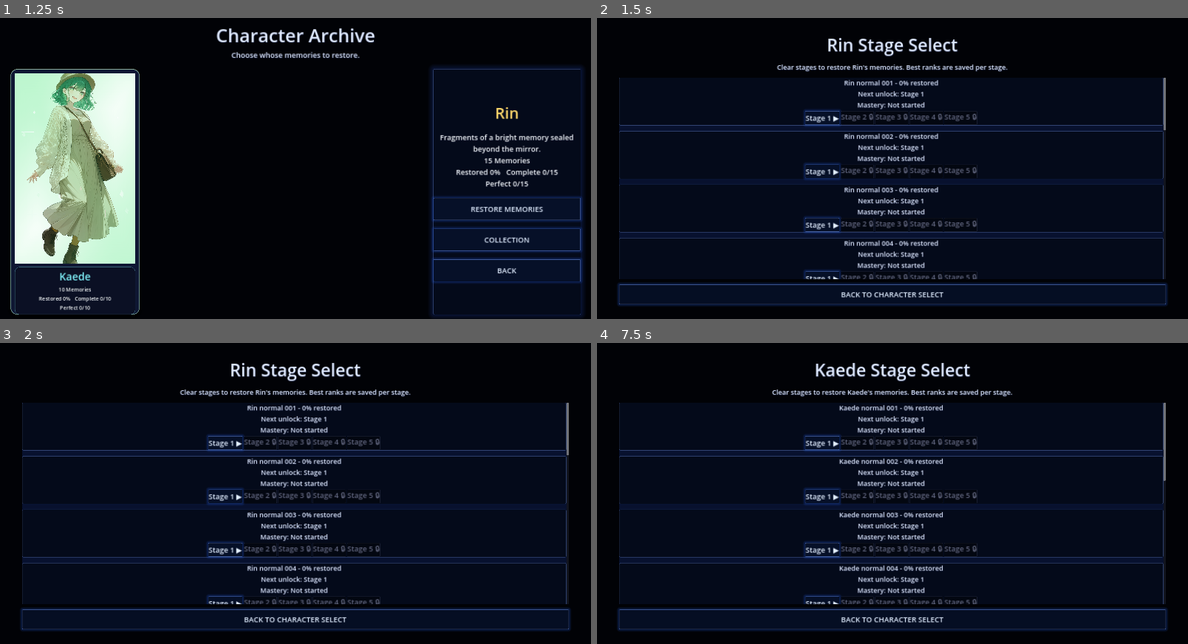
Above: before the commit, frames 1-4 (two rows, left to right).
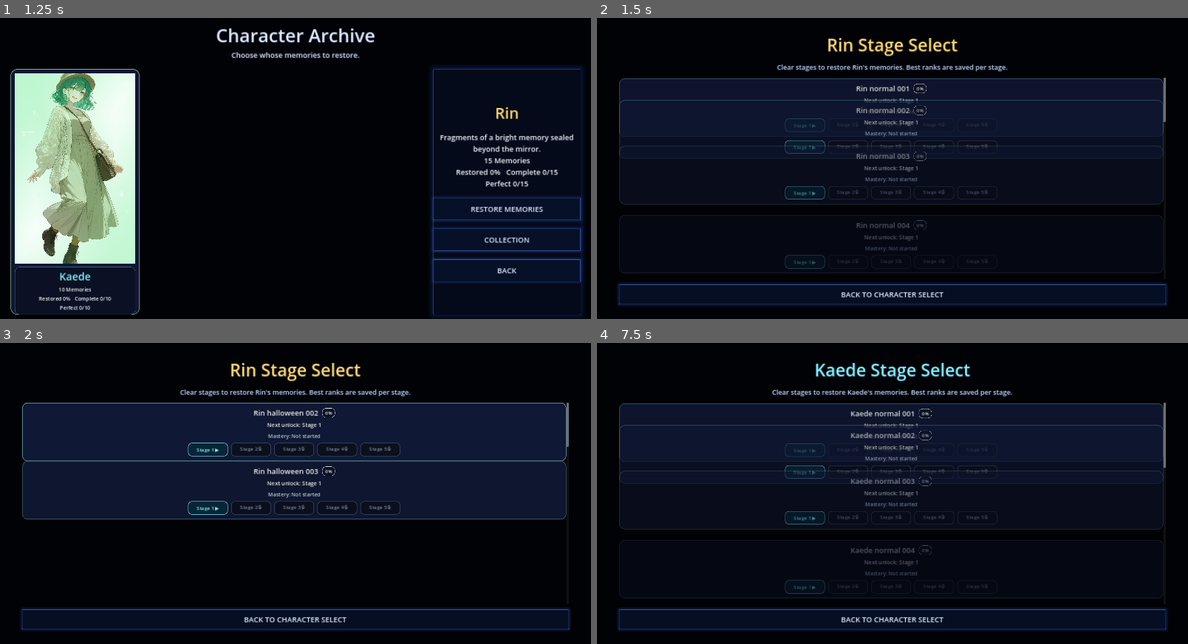
Above: after the commit, the same moments.

Repository: uzupiyo/Lost-Memoria
Game: Godot game, scene res://scenes/title/title.tscn
The game is run twice, just before and just after one commit, with the same random seed, the same clock (stepped at 60 frames per second) and the same inputs.
Inputs (mouse positions are in pixels of both pictures, inside the frame that each line leads up to):
- Up to frame 1 (1.25 s): click (189, 177) at 0.5 s
- Up to frame 2 (1.5 s): click "RESTORE MEMORIES" at 1.25 s
- Up to frame 3 (2 s): no input
- Up to frame 4 (7.5 s): click "BACK TO CHARACTER SELECT" at 2 s; click "BACK" at 2.75 s; click (786, 502) at 3.5 s; click (673, 517) at 4.25 s; click (673, 517) at 5 s; click (673, 520) at 5.75 s; click "COLLECTION" at 6.5 s; click "STAGE SELECT" at 7.25 s

Frame 1 is identical in both runs. In frame 2, 9.8% of the frame differs, in the area x 3-97%, y 6-87%; in frame 3, 22%; in frame 4, 9.9%.

Commit message:
Polish stage select still cards and buttons

Diff:
--- a/scripts/stage_select.gd
+++ b/scripts/stage_select.gd
@@ -1,13 +1,31 @@
 extends Control
+
+const UI_COLOR_BACKGROUND_PANEL: Color = Color(0.063, 0.098, 0.212, 0.88)
+const UI_COLOR_PANEL_EDGE: Color = Color(0.56, 0.92, 1.0, 0.32)
+const UI_COLOR_MEMORY_WHITE: Color = Color(0.96, 0.98, 1.0, 1.0)
+const UI_COLOR_MIST_BLUE: Color = Color(0.75, 0.84, 0.95, 1.0)
+const UI_COLOR_RESTORATION_GOLD: Color = Color(1.0, 0.85, 0.42, 1.0)
+const UI_COLOR_MIRROR_CYAN: Color = Color(0.51, 0.96, 1.0, 1.0)
+const UI_COLOR_DREAM_VIOLET: Color = Color(0.72, 0.61, 1.0, 1.0)
+const UI_COLOR_LOCKED: Color = Color(0.48, 0.52, 0.62, 1.0)
 
 @onready var still_list: VBoxContainer = %StillList
 @onready var title_label: Label = %TitleLabel
 @onready var hint_label: Label = %HintLabel
 
+var panel_intro_tween: Tween = null
+
 func _ready() -> void:
 	title_label.text = "%s Stage Select" % GameState.selected_character_id
+	title_label.add_theme_color_override("font_color", _character_accent_color(GameState.selected_character_id))
+	title_label.add_theme_color_override("font_outline_color", Color(0.02, 0.03, 0.08, 1.0))
+	title_label.add_theme_constant_override("outline_size", 5)
 	hint_label.text = "Clear stages to restore %s's memories. Best ranks are saved per stage." % GameState.selected_character_id
+	hint_label.add_theme_color_override("font_color", UI_COLOR_MIST_BLUE)
+	hint_label.add_theme_color_override("font_outline_color", Color(0.02, 0.03, 0.08, 1.0))
+	hint_label.add_theme_constant_override("outline_size", 3)
 	_build_stage_list()
+	_play_panel_intro()
 
 func _build_stage_list() -> void:
 	var child_index: int = still_list.get_child_count() - 1
@@ -23,44 +41,212 @@
 		var data: Dictionary = GameState.get_still_data(still_id)
 		var title: String = str(data.get("title", still_id))
 		var percent: int = GameState.get_unlock_percent(still_id)
+		var total_stages: int = int(data.get("total_stages", GameState.STILL_STAGE_COUNT))
+		var unlocked_stages: int = int(data.get("unlocked_stages", 0))
+		var is_perfect: bool = _is_perfect_memory(still_id, total_stages)
+		var is_complete: bool = unlocked_stages >= total_stages
 
 		var panel: PanelContainer = PanelContainer.new()
-		panel.custom_minimum_size = Vector2(0, 156)
+		panel.custom_minimum_size = Vector2(0, 174)
+		panel.add_theme_stylebox_override("panel", _make_still_card_style(is_complete, is_perfect))
+		panel.modulate = Color(1, 1, 1, 0)
 		still_list.add_child(panel)
 
+		var margin: MarginContainer = MarginContainer.new()
+		margin.add_theme_constant_override("margin_left", 18)
+		margin.add_theme_constant_override("margin_top", 14)
+		margin.add_theme_constant_override("margin_right", 18)
+		margin.add_theme_constant_override("margin_bottom", 14)
+		panel.add_child(margin)
+
 		var row: VBoxContainer = VBoxContainer.new()
-		panel.add_child(row)
+		row.add_theme_constant_override("separation", 8)
+		margin.add_child(row)
+
+		var header_row: HBoxContainer = HBoxContainer.new()
+		header_row.alignment = BoxContainer.ALIGNMENT_CENTER
+		header_row.add_theme_constant_override("separation", 12)
+		row.add_child(header_row)
 
 		var label: Label = Label.new()
-		label.text = "%s - %d%% restored" % [title, percent]
+		label.text = "%s" % title
 		label.horizontal_alignment = HORIZONTAL_ALIGNMENT_CENTER
-		row.add_child(label)
+		label.add_theme_font_size_override("font_size", 24)
+		label.add_theme_color_override("font_color", _status_title_color(is_complete, is_perfect))
+		label.add_theme_color_override("font_outline_color", Color(0.02, 0.03, 0.08, 1.0))
+		label.add_theme_constant_override("outline_size", 4)
+		header_row.add_child(label)
+
+		var percent_badge: Label = _make_badge("%d%%" % percent, _status_title_color(is_complete, is_perfect), Color(0.04, 0.06, 0.13, 0.82))
+		header_row.add_child(percent_badge)
 
 		var unlock_label: Label = Label.new()
 		unlock_label.horizontal_alignment = HORIZONTAL_ALIGNMENT_CENTER
+		unlock_label.text = _unlock_status_text(unlocked_stages, total_stages)
+		unlock_label.add_theme_font_size_override("font_size", 18)
+		unlock_label.add_theme_color_override("font_color", _status_title_color(is_complete, is_perfect))
+		unlock_label.add_theme_color_override("font_outline_color", Color(0.02, 0.03, 0.08, 1.0))
+		unlock_label.add_theme_constant_override("outline_size", 3)
 		row.add_child(unlock_label)
 
 		var mastery_label: Label = Label.new()
 		mastery_label.horizontal_alignment = HORIZONTAL_ALIGNMENT_CENTER
+		mastery_label.text = _mastery_status_text(still_id, unlocked_stages, total_stages)
+		mastery_label.add_theme_font_size_override("font_size", 17)
+		mastery_label.add_theme_color_override("font_color", UI_COLOR_MIST_BLUE)
+		mastery_label.add_theme_color_override("font_outline_color", Color(0.02, 0.03, 0.08, 1.0))
+		mastery_label.add_theme_constant_override("outline_size", 3)
 		row.add_child(mastery_label)
 
 		var button_row: HBoxContainer = HBoxContainer.new()
 		button_row.alignment = BoxContainer.ALIGNMENT_CENTER
+		button_row.add_theme_constant_override("separation", 10)
 		row.add_child(button_row)
 
-		var total_stages: int = int(data.get("total_stages", GameState.STILL_STAGE_COUNT))
-		var unlocked_stages: int = int(data.get("unlocked_stages", 0))
-		unlock_label.text = _unlock_status_text(unlocked_stages, total_stages)
-		mastery_label.text = _mastery_status_text(still_id, unlocked_stages, total_stages)
 		var stage_index: int = 0
 		while stage_index < total_stages:
 			var button: Button = Button.new()
+			button.custom_minimum_size = Vector2(130, 42)
 			button.text = _stage_button_text(still_id, stage_index, unlocked_stages)
 			button.disabled = stage_index > unlocked_stages
+			button.add_theme_stylebox_override("normal", _make_stage_button_style(still_id, stage_index, unlocked_stages, false))
+			button.add_theme_stylebox_override("hover", _make_stage_button_style(still_id, stage_index, unlocked_stages, true))
+			button.add_theme_stylebox_override("pressed", _make_stage_button_style(still_id, stage_index, unlocked_stages, true))
+			button.add_theme_stylebox_override("disabled", _make_stage_button_style(still_id, stage_index, unlocked_stages, false))
+			button.add_theme_color_override("font_color", _stage_button_text_color(still_id, stage_index, unlocked_stages))
+			button.add_theme_color_override("font_disabled_color", UI_COLOR_LOCKED)
+			button.add_theme_font_size_override("font_size", 16)
 			button.pressed.connect(_start_stage.bind(still_id, stage_index))
 			button_row.add_child(button)
 			stage_index += 1
 		still_index += 1
+
+func _make_still_card_style(is_complete: bool, is_perfect: bool) -> StyleBoxFlat:
+	var style: StyleBoxFlat = StyleBoxFlat.new()
+	style.bg_color = UI_COLOR_BACKGROUND_PANEL
+	if is_perfect:
+		style.border_color = Color(UI_COLOR_RESTORATION_GOLD.r, UI_COLOR_RESTORATION_GOLD.g, UI_COLOR_RESTORATION_GOLD.b, 0.78)
+	elif is_complete:
+		style.border_color = Color(UI_COLOR_MIRROR_CYAN.r, UI_COLOR_MIRROR_CYAN.g, UI_COLOR_MIRROR_CYAN.b, 0.52)
+	else:
+		style.border_color = UI_COLOR_PANEL_EDGE
+	style.set_border_width_all(3 if is_perfect else 2)
+	style.set_corner_radius_all(18)
+	style.shadow_color = Color(0, 0, 0, 0.34)
+	style.shadow_size = 12 if is_perfect else 8
+	style.shadow_offset = Vector2(0, 4)
+	return style
+
+func _make_stage_button_style(still_id: String, stage_index: int, unlocked_stages: int, is_hover: bool) -> StyleBoxFlat:
+	var style: StyleBoxFlat = StyleBoxFlat.new()
+	var rank: String = GameState.get_stage_rank(still_id, stage_index)
+	var edge: Color = _stage_button_text_color(still_id, stage_index, unlocked_stages)
+	if stage_index > unlocked_stages:
+		style.bg_color = Color(0.04, 0.05, 0.08, 0.70)
+		style.border_color = Color(UI_COLOR_LOCKED.r, UI_COLOR_LOCKED.g, UI_COLOR_LOCKED.b, 0.35)
+	elif stage_index == unlocked_stages:
+		style.bg_color = Color(0.02, 0.16, 0.22, 0.78)
+		style.border_color = Color(UI_COLOR_MIRROR_CYAN.r, UI_COLOR_MIRROR_CYAN.g, UI_COLOR_MIRROR_CYAN.b, 0.72)
+	else:
+		style.bg_color = Color(0.05, 0.07, 0.13, 0.80)
+		style.border_color = Color(edge.r, edge.g, edge.b, 0.68)
+	if is_hover:
+		style.bg_color = Color(style.bg_color.r + 0.04, style.bg_color.g + 0.04, style.bg_color.b + 0.04, style.bg_color.a)
+	style.set_border_width_all(2)
+	style.set_corner_radius_all(12)
+	style.content_margin_left = 10
+	style.content_margin_right = 10
+	style.content_margin_top = 7
+	style.content_margin_bottom = 7
+	return style
+
+func _make_badge(text_value: String, edge_color: Color, fill_color: Color) -> Label:
+	var badge: Label = Label.new()
+	badge.text = text_value
+	badge.horizontal_alignment = HORIZONTAL_ALIGNMENT_CENTER
+	badge.vertical_alignment = VERTICAL_ALIGNMENT_CENTER
+	badge.add_theme_font_size_override("font_size", 15)
+	badge.add_theme_color_override("font_color", edge_color)
+	badge.add_theme_color_override("font_outline_color", Color(0.02, 0.03, 0.08, 1.0))
+	badge.add_theme_constant_override("outline_size", 3)
+	var style: StyleBoxFlat = StyleBoxFlat.new()
+	style.bg_color = fill_color
+	style.border_color = edge_color
+	style.set_border_width_all(1)
+	style.set_corner_radius_all(12)
+	style.content_margin_left = 10
+	style.content_margin_right = 10
+	style.content_margin_top = 4
+	style.content_margin_bottom = 4
+	badge.add_theme_stylebox_override("normal", style)
+	return badge
+
+func _status_title_color(is_complete: bool, is_perfect: bool) -> Color:
+	if is_perfect:
+		return UI_COLOR_RESTORATION_GOLD
+	if is_complete:
+		return UI_COLOR_MIRROR_CYAN
+	return UI_COLOR_MEMORY_WHITE
+
+func _stage_button_text_color(still_id: String, stage_index: int, unlocked_stages: int) -> Color:
+	if stage_index > unlocked_stages:
+		return UI_COLOR_LOCKED
+	if stage_index == unlocked_stages:
+		return UI_COLOR_MIRROR_CYAN
+	var rank: String = GameState.get_stage_rank(still_id, stage_index)
+	match rank:
+		"S":
+			return UI_COLOR_RESTORATION_GOLD
+		"A":
+			return UI_COLOR_MIRROR_CYAN
+		"B":
+			return UI_COLOR_DREAM_VIOLET
+		"C":
+			return UI_COLOR_LOCKED
+		_:
+			return UI_COLOR_MEMORY_WHITE
+
+func _character_accent_color(character_id: String) -> Color:
+	match character_id:
+		"Rin":
+			return UI_COLOR_RESTORATION_GOLD
+		"Moka":
+			return Color(1.0, 0.62, 0.86, 1.0)
+		"Kaede":
+			return UI_COLOR_MIRROR_CYAN
+		_:
+			return UI_COLOR_DREAM_VIOLET
+
+func _is_perfect_memory(still_id: String, total_stages: int) -> bool:
+	if total_stages <= 0:
+		return false
+	var stage_index: int = 0
+	while stage_index < total_stages:
+		if GameState.get_stage_rank(still_id, stage_index) != "S":
+			return false
+		stage_index += 1
+	return true
+
+func _play_panel_intro() -> void:
+	if panel_intro_tween != null:
+		panel_intro_tween.kill()
+	panel_intro_tween = create_tween()
+	var index: int = 0
+	for child in still_list.get_children():
+		if child is Control:
+			var panel: Control = child as Control
+			var original_position: Vector2 = panel.position
+			panel.position = original_position + Vector2(0, 14)
+			panel.modulate = Color(1, 1, 1, 0)
+			panel_intro_tween.set_parallel(true)
+			panel_intro_tween.tween_property(panel, "modulate", Color(1, 1, 1, 1), 0.20).set_delay(float(index) * 0.04)
+			panel_intro_tween.tween_property(panel, "position", original_position, 0.22).set_delay(float(index) * 0.04)
+			panel_intro_tween.set_parallel(false)
+			index += 1
+	panel_intro_tween.tween_callback(_on_panel_intro_finished)
+
+func _on_panel_intro_finished() -> void:
+	panel_intro_tween = null
 
 func _unlock_status_text(unlocked_stages: int, total_stages: int) -> String:
 	if unlocked_stages >= total_stages:
